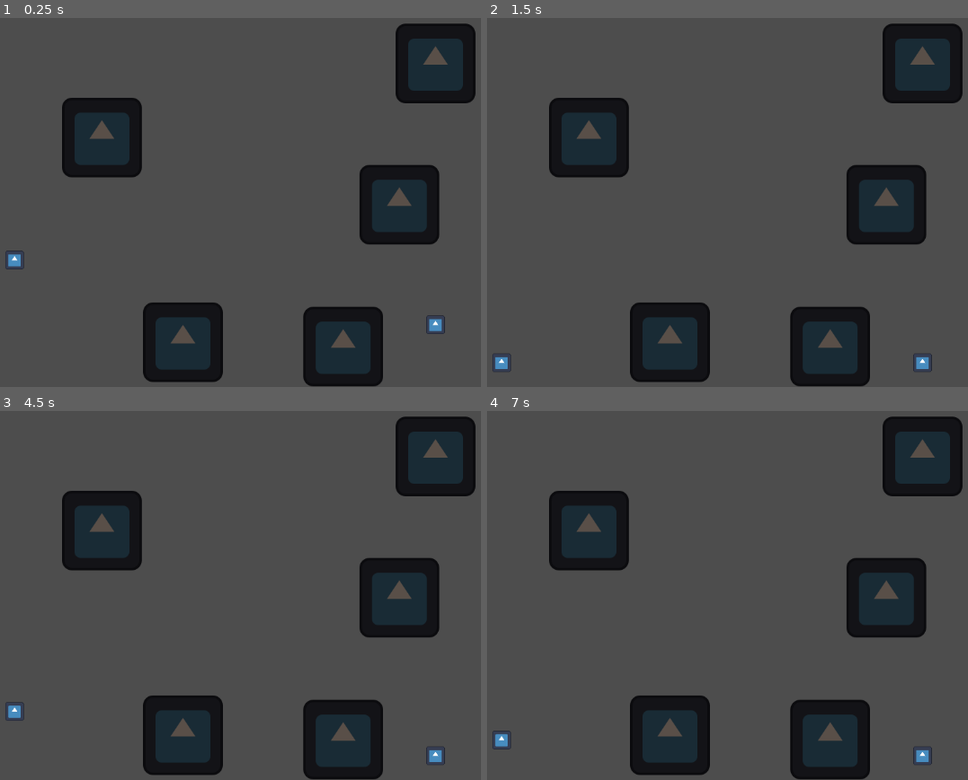
Above: before the commit, frames 1-4 (two rows, left to right).
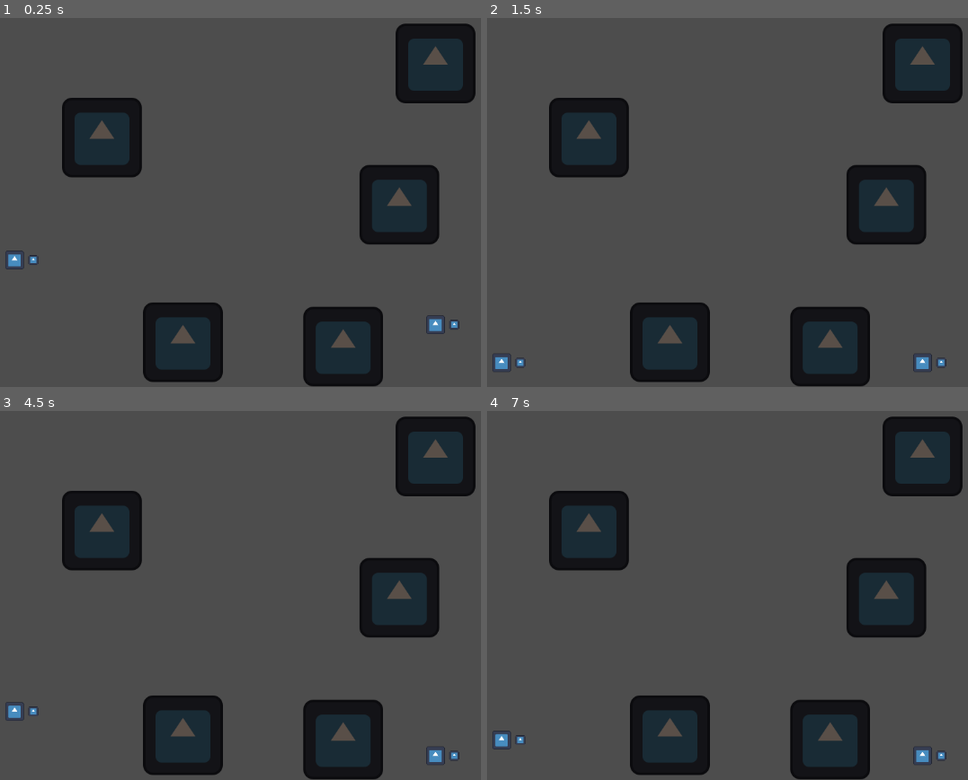
Above: after the commit, the same moments.

Repository: StickyBeacon/chasebox
Game: Godot game, scene res://spaces/arena.tscn
Same seed, same stepped clock (60 frames per second), same inputs: the game is played once before the commit and once after it. The engine's default icon, where the game draws it, is replaced by a stand-in: a white triangle on a blue panel in a dark square.
Inputs:
- Up to frame 1 (0.25 s): no input
- Up to frame 2 (1.5 s): tap Enter at 1.25 s
- Up to frame 3 (4.5 s): tap Space at 2, 4.25 s; tap Enter at 3.5 s
- Up to frame 4 (7 s): tap Enter at 5.75 s; tap Space at 6.5 s

The runs differ from the first frame. In frame 1, less than 0.1% of the frame differs, in the area x 6-96%, y 64-85%; in frame 2, less than 0.1%; in frame 3, less than 0.1%; in frame 4, less than 0.1%.

Commit message:
Bullets n players

Diff:
--- /dev/null
+++ b/bullets/basic_bullet.gd
@@ -0,0 +1,34 @@
+extends RigidBody2D
+
+var player_id:int = 0
+const SHOOT_POWER :float= 1000
+const WEIGHT :float= 2
+const RANDOM_ROTATION_MULT = PI/12
+
+
+# Activeert de kogel, gevend de playerid, rotatie en player_snelheid
+func activate(new_player_id, new_rot, shooter_velocity):
+	self.player_id = new_player_id
+	rotation = new_rot + randf_range(-RANDOM_ROTATION_MULT,RANDOM_ROTATION_MULT)
+	linear_velocity = shooter_velocity + Vector2.RIGHT.rotated(rotation)*SHOOT_POWER
+
+
+func _physics_process(delta: float) -> void:
+	linear_velocity += get_gravity()*WEIGHT*delta
+
+
+func explode_bullet():
+	print("%s: Pop!" % name)
+	queue_free()
+
+
+func _on_player_collision_area_body_entered(body: Node2D) -> void:
+	if not body is Player:
+		printerr("%s: %s is not a Player!" % [name,body])
+
+	if body.get_player_id() != player_id:
+		body.hit_player(self)
+
+
+func _on_ground_collision_area_body_entered(body: Node2D) -> void:
+	explode_bullet()
--- /dev/null
+++ b/bullets/basic_bullet.tscn
@@ -0,0 +1,38 @@
+[gd_scene load_steps=5 format=3 uid="uid://b7qam5vwwjmse"]
+
+[ext_resource type="Script" path="res://bullets/basic_bullet.gd" id="1_fxoq7"]
+[ext_resource type="Texture2D" uid="uid://88dxptj35hph" path="res://icon.svg" id="1_sevfl"]
+
+[sub_resource type="RectangleShape2D" id="RectangleShape2D_6iju8"]
+size = Vector2(10, 8)
+
+[sub_resource type="RectangleShape2D" id="RectangleShape2D_fg0y2"]
+size = Vector2(86, 36)
+
+[node name="BasicBullet" type="RigidBody2D"]
+collision_layer = 0
+script = ExtResource("1_fxoq7")
+
+[node name="Sprite2D" type="Sprite2D" parent="."]
+scale = Vector2(0.6875, 0.28125)
+texture = ExtResource("1_sevfl")
+
+[node name="CollisionShape2D" type="CollisionShape2D" parent="."]
+shape = SubResource("RectangleShape2D_6iju8")
+
+[node name="PlayerCollisionArea" type="Area2D" parent="."]
+collision_layer = 0
+collision_mask = 2
+
+[node name="CollisionShape2D" type="CollisionShape2D" parent="PlayerCollisionArea"]
+modulate = Color(0.65098, 0.568627, 0, 0.611765)
+shape = SubResource("RectangleShape2D_fg0y2")
+
+[node name="GroundCollisionArea" type="Area2D" parent="."]
+collision_layer = 0
+
+[node name="CollisionShape2D2" type="CollisionShape2D" parent="GroundCollisionArea"]
+shape = SubResource("RectangleShape2D_6iju8")
+
+[connection signal="body_entered" from="PlayerCollisionArea" to="." method="_on_player_collision_area_body_entered"]
+[connection signal="body_entered" from="GroundCollisionArea" to="." method="_on_ground_collision_area_body_entered"]
--- a/player/player.gd
+++ b/player/player.gd
@@ -1,3 +1,12 @@
 extends CharacterBody2D
+class_name Player
 
 @export var is_player_1 :bool = true
+
+
+func get_player_id():
+	return 1 if is_player_1 else 2
+
+
+func hit_player(object):
+	print("%s got hit by %s" % [name, object.name])
--- a/player/player.tscn
+++ b/player/player.tscn
@@ -8,6 +8,7 @@
 [sub_resource type="RectangleShape2D" id="RectangleShape2D_wu2jy"]
 
 [node name="Player" type="CharacterBody2D"]
+collision_layer = 2
 script = ExtResource("1_bt2nw")
 
 [node name="Sprite2D" type="Sprite2D" parent="."]
@@ -33,4 +34,12 @@
 wait_time = 0.1
 one_shot = true
 
+[node name="AimCursor" type="Node2D" parent="."]
+unique_name_in_owner = true
+
+[node name="Sprite2D2" type="Sprite2D" parent="AimCursor"]
+position = Vector2(30, 0)
+scale = Vector2(0.118, 0.118)
+texture = ExtResource("1_q0tl4")
+
 [connection signal="timeout" from="Timers/JumpBufferTimer" to="." method="_on_jump_buffer_timer_timeout"]
--- a/player/player_movement.gd
+++ b/player/player_movement.gd
@@ -74,8 +74,8 @@
 
 
 func _add_gravity(delta):
-	var _down_modifier = 1 if !Input.is_action_pressed(input_dict["down"]) else DOWN_GRAV_MULTIPLIER
-	var _release_modifier = 1 if is_jump_held_in or player.velocity.y>0 else JUMP_RELEASE_MODIFIER
+	var _down_modifier = 1.0 if !Input.is_action_pressed(input_dict["down"]) else DOWN_GRAV_MULTIPLIER
+	var _release_modifier = 1.0 if is_jump_held_in or player.velocity.y>0 else JUMP_RELEASE_MODIFIER
 
 	player.velocity += player.get_gravity() * delta * _down_modifier * _release_modifier
 
--- a/player/player_shooting.gd
+++ b/player/player_shooting.gd
@@ -1,19 +1,44 @@
 extends Node
 
-@onready var player :CharacterBody2D = $"../.."
-var input_dict = {"jump" = null,"shoot"= null,"left"= null,"right"= null,"up"= null,"down"= null}
+@onready var player :Player = $"../.."
+var _input_dict = {"jump" = null,"shoot"= null,"left"= null,"right"= null,"up"= null,"down"= null}
 
-var bullet_type = null
+var _bullet_type = preload("res://bullets/basic_bullet.tscn")
+var _aim_rot:float = 0
+const AIM_LERP_SPEED = 15
 
 
 func _ready() -> void:
-	var player_number = 1 if player.is_player_1 else 2
+	var _player_number = 1 if player.is_player_1 else 2
 
-	for key in input_dict.keys():
-		input_dict[key] = key + str(player_number)
+	for key in _input_dict.keys():
+		_input_dict[key] = key + str(_player_number)
 
+
+func _input(event: InputEvent) -> void:
+	if event.is_action_pressed(_input_dict["shoot"]):
+		shoot()
+
+
+func _process(delta: float) -> void:
+	var _input_vector = Input.get_vector(_input_dict["left"],_input_dict["right"],_input_dict["up"],_input_dict["down"])
+	if _input_vector != Vector2.ZERO:
+		var target_rot = atan2(_input_vector.normalized().y,_input_vector.normalized().x)
+		_aim_rot = lerp_angle(_aim_rot,target_rot,delta*AIM_LERP_SPEED)
+		%AimCursor.rotation = _aim_rot
+
+
+
+func shoot():
+	var _new_bullet = _bullet_type.instantiate()
+	get_tree().root.add_child(_new_bullet)
+	_new_bullet.position = player.global_position
+	_new_bullet.activate(player.get_player_id(), _aim_rot, player.velocity)
+	# -> rotate bullet according to _aim_rot
+	# -> Add trauma based on bullet strength
+	pass
 
 
 func change_bullet_type(bullet):
 	print("changed bullet type")
-	bullet_type = bullet
+	_bullet_type = bullet
--- a/project.godot
+++ b/project.godot
@@ -77,3 +77,8 @@
 "events": [Object(InputEventKey,"resource_local_to_scene":false,"resource_name":"","device":-1,"window_id":0,"alt_press …(195 unchanged characters)…
 ]
 }
+
+[layer_names]
+
+2d_physics/layer_1="Ground"
+2d_physics/layer_2="Players"
